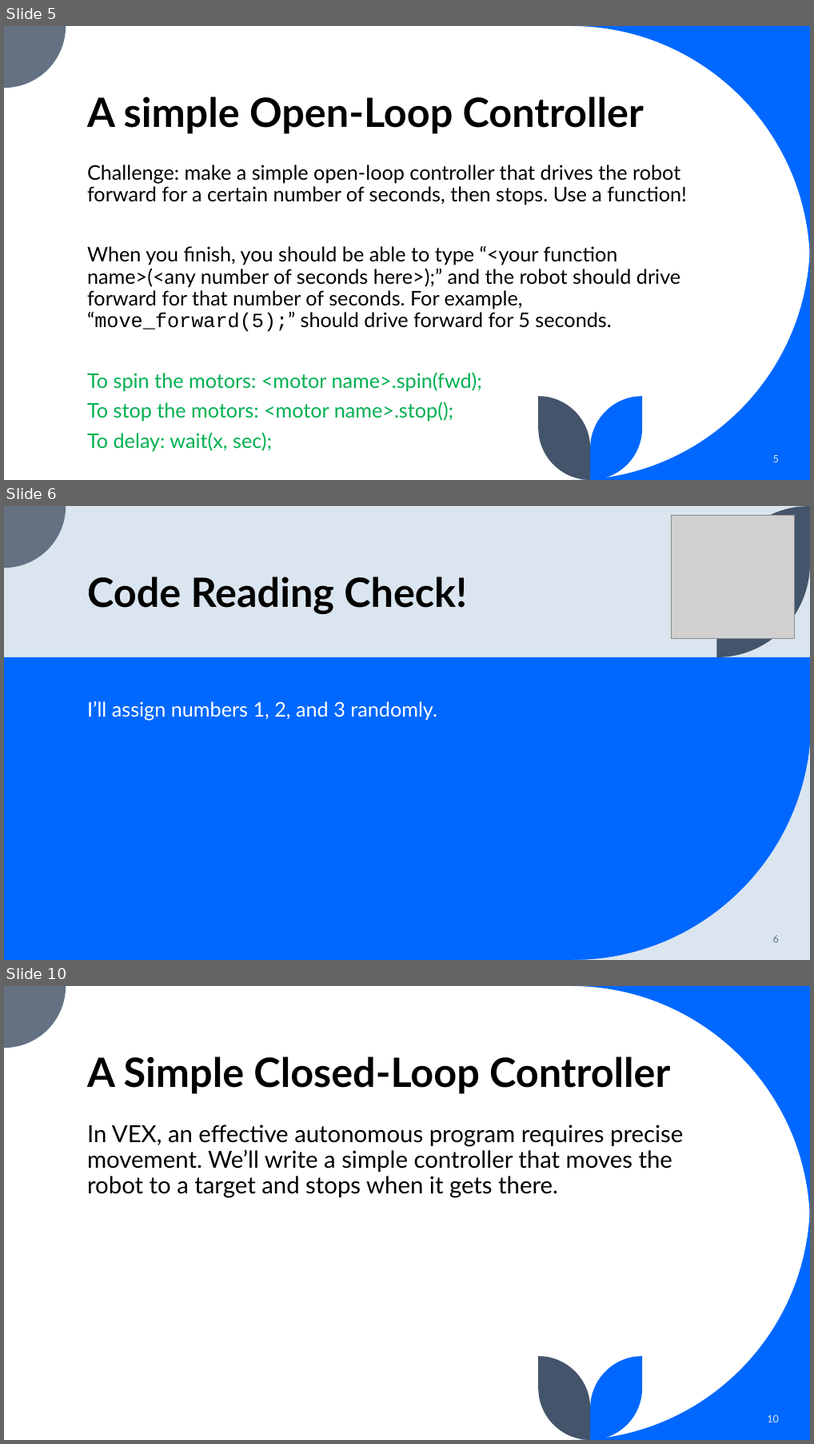
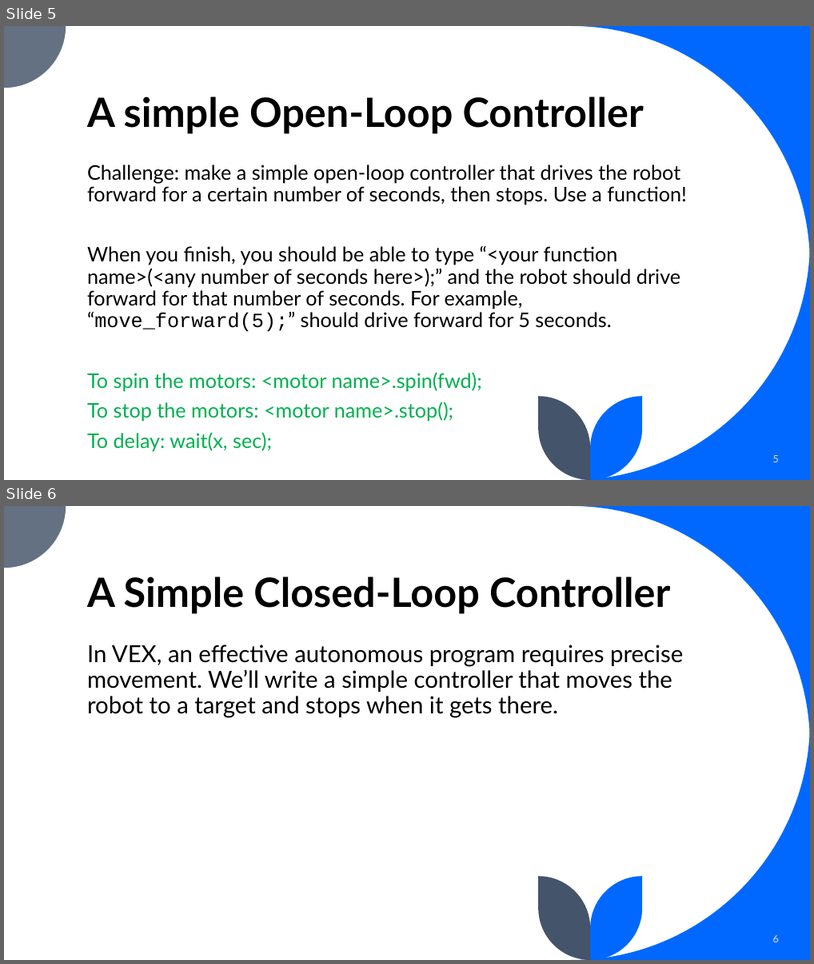
Before and after one commit to terrapinrobotics/code-camp-presentations, a slide deck: VEX Camp Day 2.pptx. Shown one above the other, each under a label of ours: slides 5, 6 and 10 before the commit, slides 5 and 6 after it; the slides between them are not shown. The pictures are 814x1444 and 814x964 pixels, drawn with LibreOffice and Linux fonts; fonts in the diff are those of the drawing; grey boxes stand for pictures. Boxes give left, top, right and bottom in pixels: in the first picture for what was removed or moved away, otherwise in the second. Text is boxed around its words. In the diff, an @@ line names an element or a change of style, - is before the commit and + after.

```diff
--- a/VEX Camp Day 2.pptx
+++ b/VEX Camp Day 2.pptx
@@ slide 6 removed at (4,506,810,960), background #DAE5EF; not listed: 1 template element that a slide beside it also shows @@
@@ picture removed at (672,515,795,639) @@
@@ freeform shape removed at (718,506,810,657) @@
@@ title removed at (87,576,467,614) @@
-Code Reading Check!
@@ rectangle removed at (4,657,810,960) @@
@@ text removed at (87,701,438,720) @@
-I’ll assign numbers 1, 2, and 3 randomly.
@@ freeform shape removed at (573,720,810,960) @@
@@ page number removed at (774,935,779,942) @@
-6
@@ what was slide 10 is now slide 6 @@
@@ page number at (774,935,779,942): text changed @@
-10
+6
```
Also in this commit, not shown: 8 slides changed, 3 other slides removed, 2 other files.
